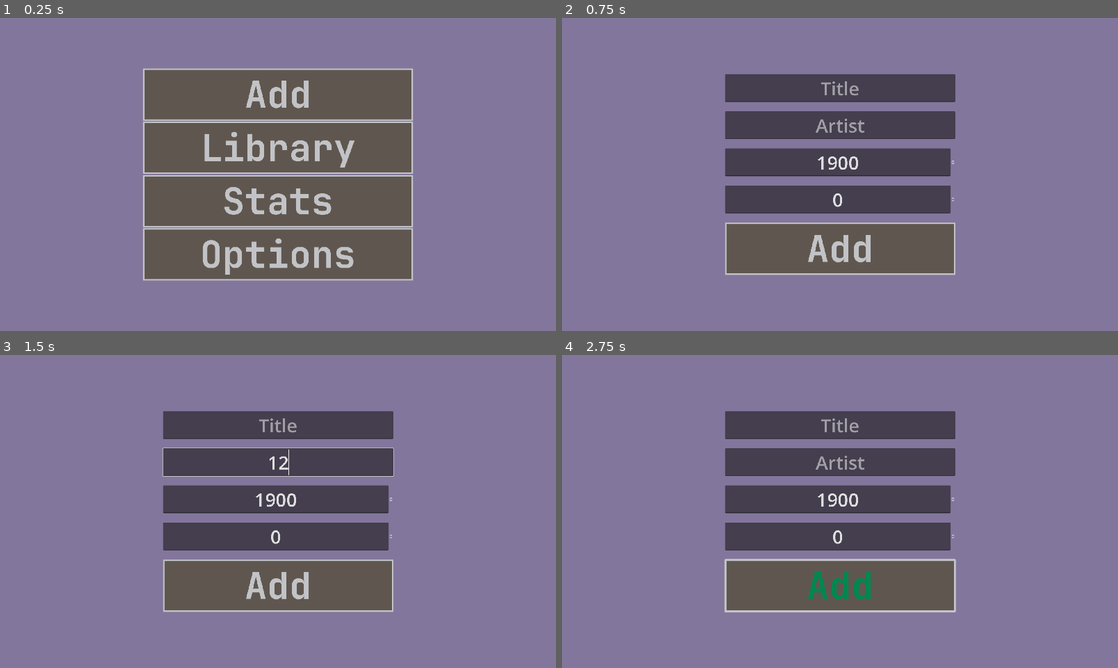
Above: before the commit, frames 1-4 (two rows, left to right).
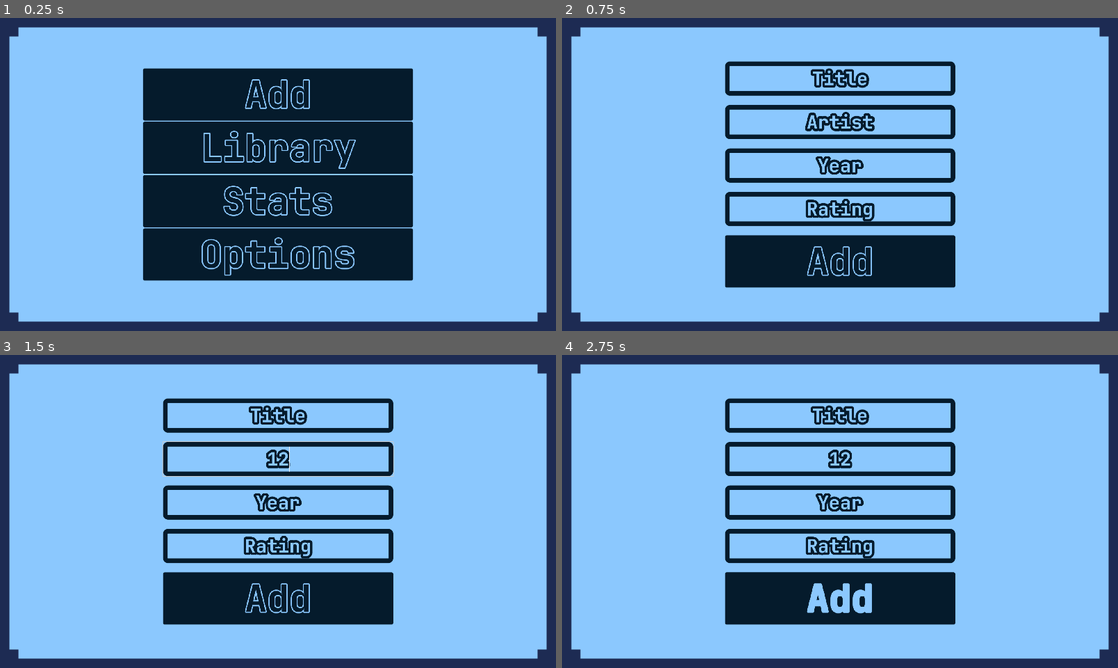
Above: after the commit, the same moments.

Repository: sym-z/medium
Game: Godot game, scene res://scenes/main_menu.tscn
The game is run twice, just before and just after one commit, with the same random seed, the same clock (stepped at 60 frames per second) and the same inputs.
Inputs (mouse positions are in pixels of both pictures, inside the frame that each line leads up to):
- Up to frame 1 (0.25 s): no input
- Up to frame 2 (0.75 s): click "Add" at 0.5 s
- Up to frame 3 (1.5 s): click (278, 461) at 1.27 s; type "12" at 1.35 s
- Up to frame 4 (2.75 s): click "Add" at 2 s

The runs differ from the first frame. In frame 1, 100% of the frame differs, in the area x 0-100%, y 0-100%; in frame 2, 100%; in frame 3, 100%; in frame 4, 100%.

Commit message:
better style, no more spinboxes

Diff:
--- a/medium/scenes/add_media.tscn
+++ b/medium/scenes/add_media.tscn
@@ -1,17 +1,11 @@
-[gd_scene load_steps=7 format=3 uid="uid://bgv5opifufu4d"]
+[gd_scene load_steps=6 format=3 uid="uid://bgv5opifufu4d"]
 
 [ext_resource type="Script" path="res://scripts/add_media.gd" id="1_vrbsr"]
 [ext_resource type="Texture2D" uid="uid://dbv2v24xjrovc" path="res://sprites/bg-beta.png" id="1_vrsm7"]
 [ext_resource type="Theme" uid="uid://xta2k2ya6wgx" path="res://themes/main_menu_buttons.tres" id="2_t0nb6"]
+[ext_resource type="Theme" uid="uid://di7aj6yk4fbpo" path="res://themes/user-input.tres" id="3_btjc2"]
 
 [sub_resource type="StyleBoxEmpty" id="StyleBoxEmpty_1gghr"]
-
-[sub_resource type="Theme" id="Theme_b345t"]
-default_font_size = 64
-SpinBox/icons/updown = null
-
-[sub_resource type="Theme" id="Theme_muicv"]
-default_font_size = 64
 
 [node name="Add Media" type="Control" node_paths=PackedStringArray("titleField", "artistField", "yearField", "ratingField")]
 layout_mode = 3
@@ -58,30 +52,28 @@
 
 [node name="Title" type="LineEdit" parent="Panel/VBoxContainer"]
 layout_mode = 2
+theme = ExtResource("3_btjc2")
 theme_override_font_sizes/font_size = 64
 placeholder_text = "Title"
 alignment = 1
 
 [node name="Artist" type="LineEdit" parent="Panel/VBoxContainer"]
 layout_mode = 2
+theme = ExtResource("3_btjc2")
 theme_override_font_sizes/font_size = 64
 placeholder_text = "Artist"
 alignment = 1
 
-[node name="Year" type="SpinBox" parent="Panel/VBoxContainer"]
+[node name="Year" type="LineEdit" parent="Panel/VBoxContainer"]
 layout_mode = 2
-theme = SubResource("Theme_b345t")
-min_value = 1900.0
-max_value = 2030.0
-value = 1900.0
-rounded = true
+theme = ExtResource("3_btjc2")
+placeholder_text = "Year"
 alignment = 1
 
-[node name="Rating" type="SpinBox" parent="Panel/VBoxContainer"]
+[node name="Rating" type="LineEdit" parent="Panel/VBoxContainer"]
 layout_mode = 2
-theme = SubResource("Theme_muicv")
-max_value = 5.0
-rounded = true
+theme = ExtResource("3_btjc2")
+placeholder_text = "Rating"
 alignment = 1
 
 [node name="Add" type="Button" parent="Panel/VBoxContainer"]
--- a/medium/scripts/add_media.gd
+++ b/medium/scripts/add_media.gd
@@ -4,16 +4,22 @@
 
 @export var titleField : LineEdit
 @export var artistField : LineEdit
-@export var yearField : SpinBox
-@export var ratingField : SpinBox
+@export var yearField : LineEdit
+@export var ratingField : LineEdit
 var musicFields : Array = []
 
 func _ready():
 	musicFields = [titleField, artistField, yearField, ratingField]
 func _on_add_button_up() -> void:
-	var numYear : int = yearField.get_line_edit().text as int
-	var numRating : int = ratingField.get_line_edit().text as int
-	Library.createAlbum(	[titleField.text,artistField.text,yearField.get_line_edit().text,ratingField.get_line_edit().text])
+	if yearField.text.is_valid_int() and ratingField.text.is_valid_int():
+		print("SICK")
+		var numYear : int = yearField.text as int
+		var numRating : int = ratingField.text as int
+	else:
+		print("Error: Non Int given for int only input.")
+		return
+
+	Library.createAlbum(	[titleField.text,artistField.text,yearField.text,ratingField.text])
 	clearFields(musicFields)
 	Library.debugAlbumLibrary()
 
--- /dev/null
+++ b/medium/themes/line-edit-stylebox.tres
@@ -0,0 +1,13 @@
+[gd_resource type="StyleBoxFlat" format=3 uid="uid://q2nyov7hjf2i"]
+
+[resource]
+bg_color = Color(0.545098, 0.784314, 0.996078, 1)
+border_width_left = 16
+border_width_top = 16
+border_width_right = 16
+border_width_bottom = 16
+border_color = Color(0.0196078, 0.105882, 0.172549, 1)
+corner_radius_top_left = 16
+corner_radius_top_right = 16
+corner_radius_bottom_right = 16
+corner_radius_bottom_left = 16
--- a/medium/themes/main-menu-button-stylebox.tres
+++ b/medium/themes/main-menu-button-stylebox.tres
@@ -5,9 +5,13 @@
 content_margin_top = 5.0
 content_margin_right = 5.0
 content_margin_bottom = 5.0
-bg_color = Color(0.372549, 0.341176, 0.309804, 1)
+bg_color = Color(0.0196078, 0.105882, 0.172549, 1)
 border_width_left = 5
 border_width_top = 5
 border_width_right = 5
 border_width_bottom = 5
-border_color = Color(0.760784, 0.764706, 0.780392, 1)
+border_color = Color(0.0196078, 0.105882, 0.172549, 1)
+corner_radius_top_left = 5
+corner_radius_top_right = 5
+corner_radius_bottom_right = 5
+corner_radius_bottom_left = 5
--- a/medium/themes/main_menu_buttons.tres
+++ b/medium/themes/main_menu_buttons.tres
@@ -4,11 +4,16 @@
 [ext_resource type="StyleBox" uid="uid://ci54pwbg7rwy2" path="res://themes/main-menu-button-stylebox.tres" id="2_nr7k3"]
 
 [resource]
-Button/colors/font_color = Color(0.760784, 0.764706, 0.780392, 1)
-Button/colors/font_hover_color = Color(0, 0.529412, 0.317647, 1)
-Button/colors/font_hover_pressed_color = Color(0, 0.894118, 0.211765, 1)
-Button/colors/font_pressed_color = Color(0, 0.894118, 0.211765, 1)
+default_font = ExtResource("1_bh14k")
+Button/colors/font_color = Color(0.0196078, 0.105882, 0.172549, 1)
+Button/colors/font_focus_color = Color(0.0196078, 0.105882, 0.172549, 1)
+Button/colors/font_hover_color = Color(0.545098, 0.784314, 0.996078, 1)
+Button/colors/font_hover_pressed_color = Color(0.545098, 0.784314, 0.996078, 1)
+Button/colors/font_outline_color = Color(0.545098, 0.784314, 0.996078, 1)
+Button/colors/font_pressed_color = Color(0.0196078, 0.105882, 0.172549, 1)
+Button/constants/outline_size = 16
 Button/font_sizes/font_size = 128
 Button/fonts/font = ExtResource("1_bh14k")
+Button/styles/focus = ExtResource("2_nr7k3")
 Button/styles/hover = ExtResource("2_nr7k3")
 Button/styles/normal = ExtResource("2_nr7k3")
--- /dev/null
+++ b/medium/themes/spinbox-theme.tres
@@ -0,0 +1,5 @@
+[gd_resource type="Theme" format=3 uid="uid://bvc0vos6uy22u"]
+
+[resource]
+default_font_size = 64
+SpinBox/icons/updown = null
--- /dev/null
+++ b/medium/themes/user-input.tres
@@ -0,0 +1,13 @@
+[gd_resource type="Theme" load_steps=3 format=3 uid="uid://di7aj6yk4fbpo"]
+
+[ext_resource type="FontFile" uid="uid://ccf4yjbcxvi6w" path="res://fonts/JetBrainsMono-Bold.ttf" id="1_oifh8"]
+[ext_resource type="StyleBox" uid="uid://q2nyov7hjf2i" path="res://themes/line-edit-stylebox.tres" id="2_2x3r3"]
+
+[resource]
+LineEdit/colors/font_color = Color(0.545098, 0.784314, 0.996078, 1)
+LineEdit/colors/font_outline_color = Color(0.0196078, 0.105882, 0.172549, 1)
+LineEdit/colors/font_placeholder_color = Color(0.545098, 0.784314, 0.996078, 1)
+LineEdit/constants/outline_size = 32
+LineEdit/font_sizes/font_size = 64
+LineEdit/fonts/font = ExtResource("1_oifh8")
+LineEdit/styles/normal = ExtResource("2_2x3r3")
Binary file changed: medium/sprites/bg-beta.png
